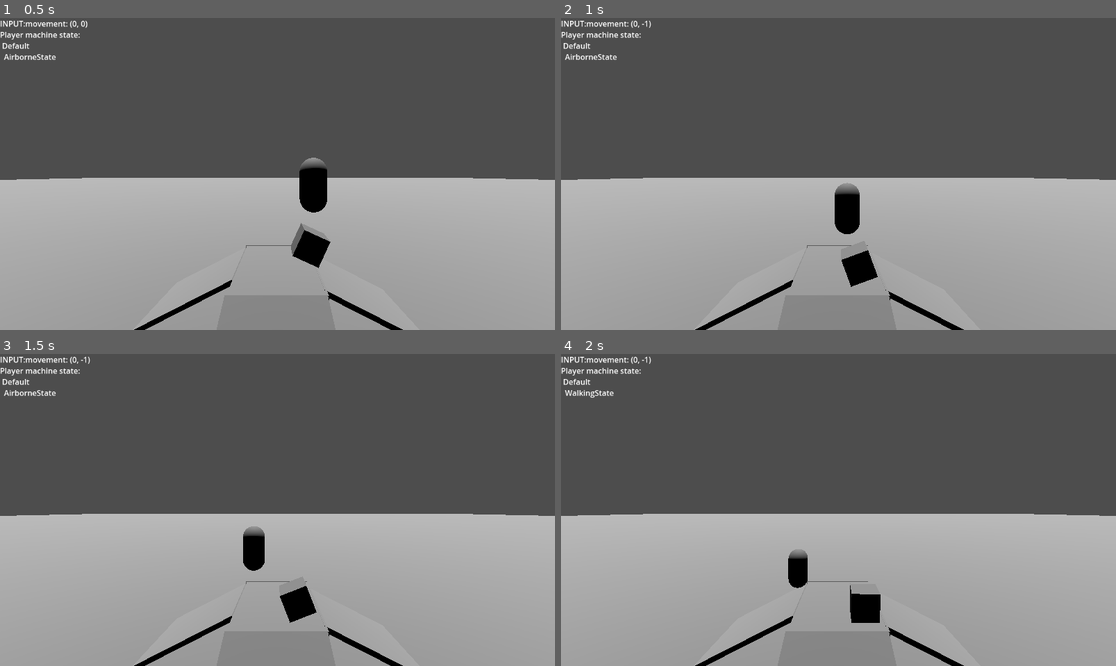
Above: before the commit, frames 1-4 (two rows, left to right).
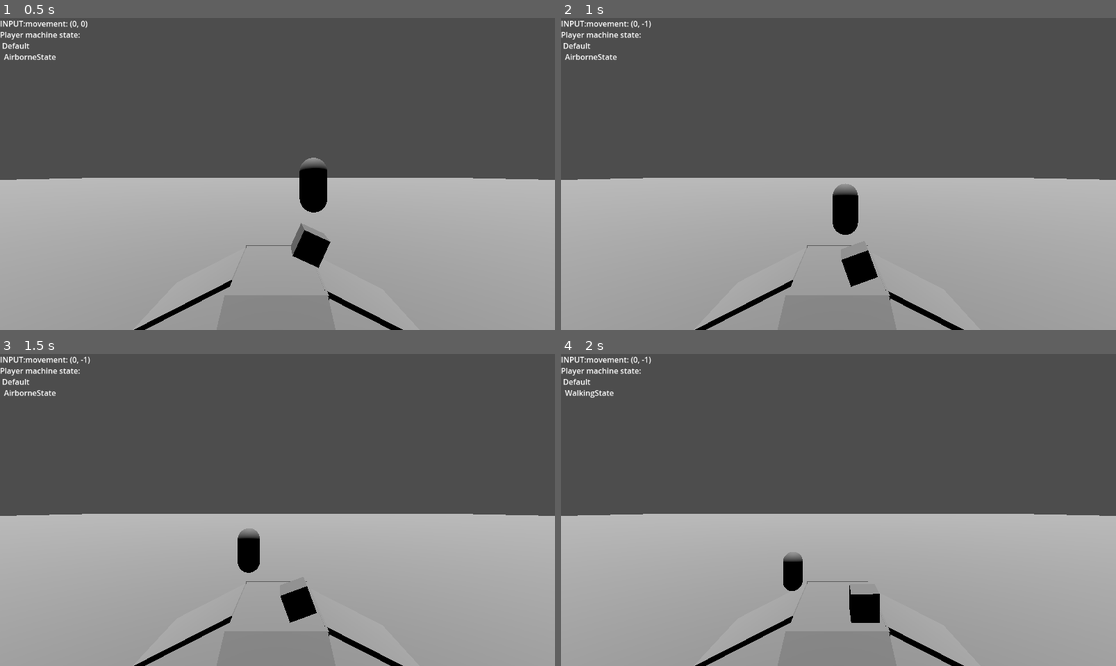
Above: after the commit, the same moments.

Repository: PropFault/Playground
Game: Godot game, scene res://test.tscn
Two runs of this game, one before a commit and one after it. Both use one fixed random seed, a clock stepped at 60 frames per second and the inputs below.
Inputs (mouse positions are in pixels of both pictures, inside the frame that each line leads up to):
- Up to frame 1 (0.5 s): no input
- Up to frame 2 (1 s): move the mouse to (866, 174) at 0.52 s; press the mouse at (866, 174) at 0.53 s; hold W (Forward) from 0.53 s (still down); tap Space (Jump) at 0.77 s
- Up to frame 3 (1.5 s): keep holding W (Forward); move the mouse to (249, 510) at 1.27 s; release the mouse at (249, 510) at 1.28 s; right-click (249, 510) at 1.35 s
- Up to frame 4 (2 s): keep holding W (Forward); tap Space (Jump) at 1.52 s

Frame 1 is identical in both runs. In frame 2, 0.1% of the frame differs, in the area x 48-57%, y 52-86%; in frame 3, 0.3%, in the area x 42-58%, y 55-86%; in frame 4, 0.3%.

Commit message:
Fixed walking direction

Diff:
--- a/WalkingState.gd
+++ b/WalkingState.gd
@@ -10,4 +10,4 @@
 	movement.x = top_walking_speed.y * min(input.movement.x, 0.0) + top_walking_speed.z * max(input.movement.x, 0.0)
 	#F/B
 	movement.y = top_walking_speed.x * min(input.movement.y, 0.0) + top_walking_speed.w * max(input.movement.y, 0.0)
-	self.body.velocity = self.body.velocity + self.body.to_global(Vector3(movement.x, 0, movement.y)) * delta
+	self.body.velocity = self.body.velocity + Vector3(movement.x, 0, movement.y) * body.transform.basis * delta
